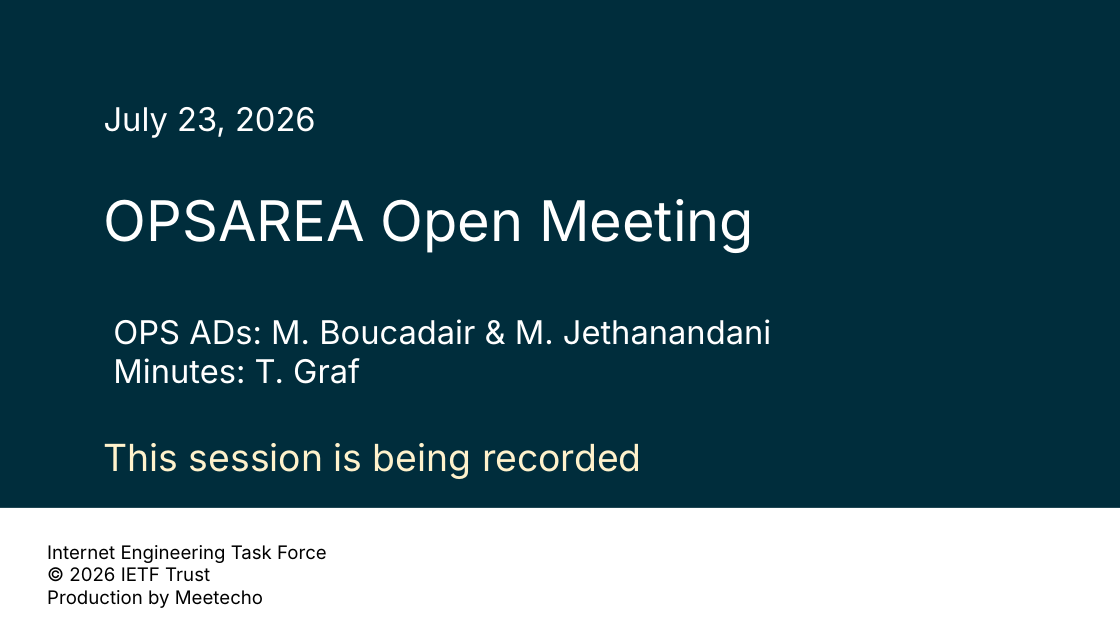
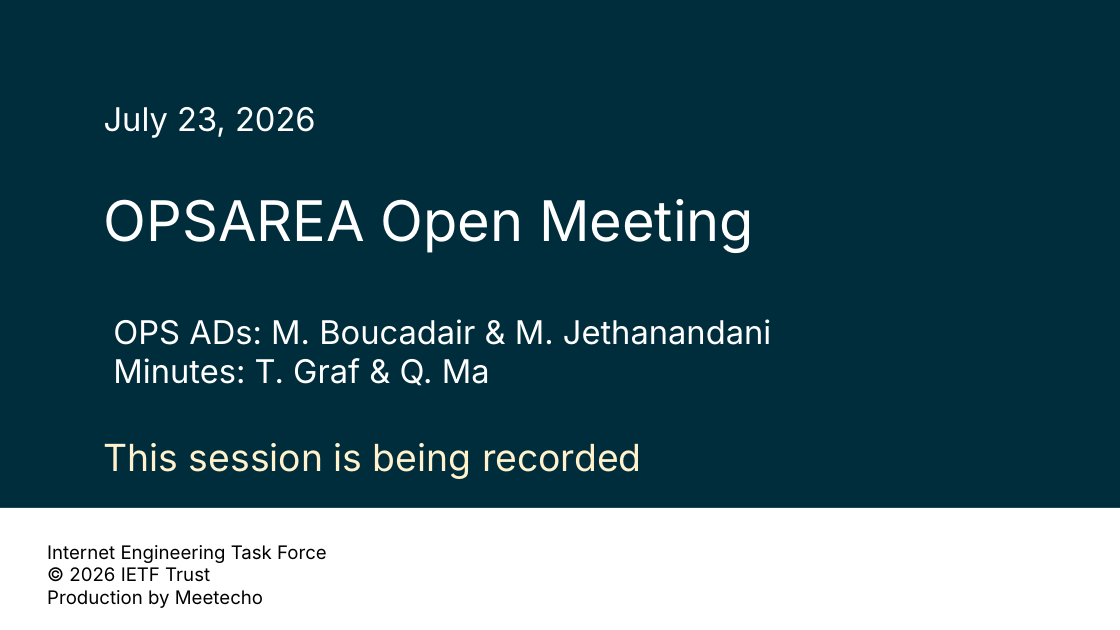
Before and after one commit to IETF-OPS-AD/OPSAREA-meetings, a slide deck: slide 1 of Chairs-Slides/IETF126-opsarea-chairs-slides.pptx. Drawn at 1120x630 pixels with LibreOffice and Linux fonts; fonts in the diff are those of the drawing; background and template pictures are left out. Boxes give left, top, right and bottom in pixels: in the first picture for what was removed or moved away, otherwise in the second. Text is boxed around its words. In the diff, an @@ line names an element or a change of style, - is before the commit and + after.

```diff
--- a/Chairs-Slides/IETF126-opsarea-chairs-slides.pptx
+++ b/Chairs-Slides/IETF126-opsarea-chairs-slides.pptx
@@ text at <box>113,358,490,386</box>: text changed @@
-Minutes: T. Graf
+Minutes: T. Graf & Q. Ma
```
Also in this commit, not shown: 1 other slide changed.
